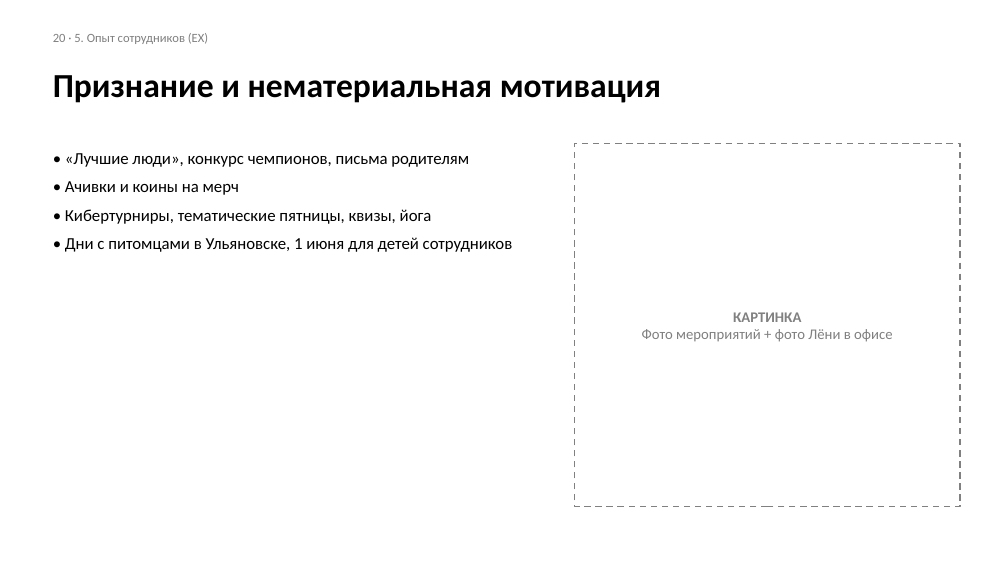
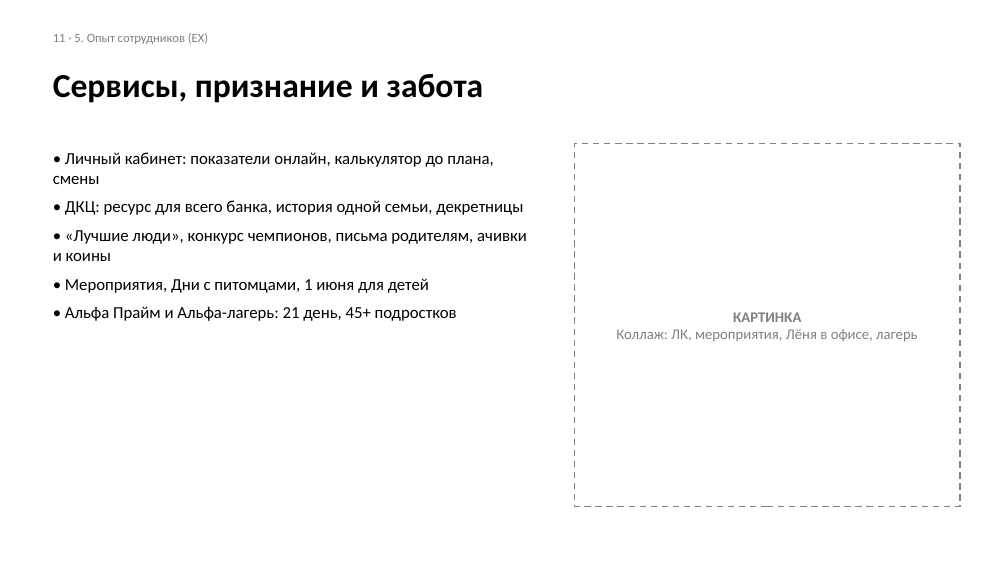
Before and after one commit to sdsds113/aboba, a slide deck: slide 11 of Шаблон_презентации_ХГ_2026.pptx (slide 20 before the commit). Drawn at 1008x567 pixels with LibreOffice and Linux fonts; fonts in the diff are those of the drawing. Boxes give left, top, right and bottom in pixels: in the first picture for what was removed or moved away, otherwise in the second. Text is boxed around its words. In the diff, an @@ line names an element or a change of style, - is before the commit and + after.

```diff
--- a/Шаблон_презентации_ХГ_2026.pptx
+++ b/Шаблон_презентации_ХГ_2026.pptx
@@ text at <box>53,33,208,44</box>: text changed @@
-20 · 5. Опыт сотрудников (EX)
+11 · 5. Опыт сотрудников (EX)
@@ text at <box>53,74,484,103</box>: text changed @@
-Признание и нематериальная мотивация
+Сервисы, признание и забота
@@ text at <box>53,152,527,321</box>: text changed @@
-• «Лучшие люди», конкурс чемпионов, письма родителям
-• Ачивки и коины на мерч
-• Кибертурниры, тематические пятницы, квизы, йога
-• Дни с питомцами в Ульяновске, 1 июня для детей сотрудников
+• Личный кабинет: показатели онлайн, калькулятор до плана, смены
+• ДКЦ: ресурс для всего банка, история одной семьи, декретницы
+• «Лучшие люди», конкурс чемпионов, письма родителям, ачивки и коины
+• Мероприятия, Дни с питомцами, 1 июня для детей
+• Альфа Прайм и Альфа-лагерь: 21 день, 45+ подростков
@@ text in rectangle at <box>616,329,917,342</box>: text changed @@
-Фото мероприятий + фото Лёни в офисе
+Коллаж: ЛК, мероприятия, Лёня в офисе, лагерь
```
Also in this commit, not shown: 11 other slides changed, 14 slides removed.
